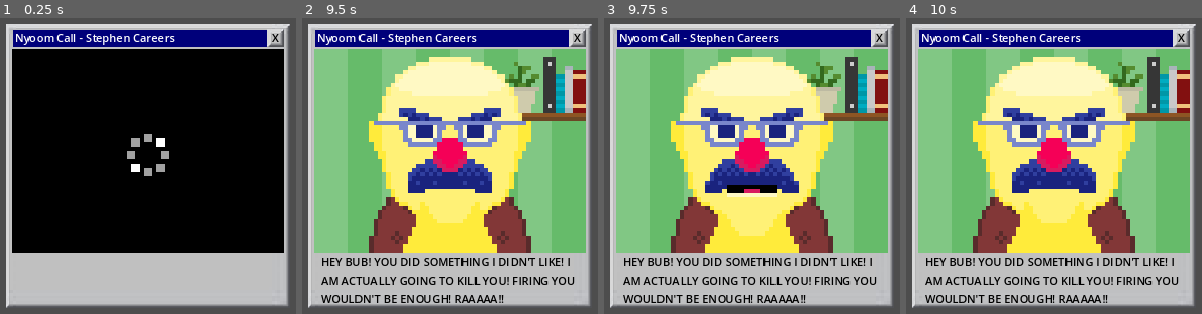
Above: before the commit, frames 1-4 (left to right).
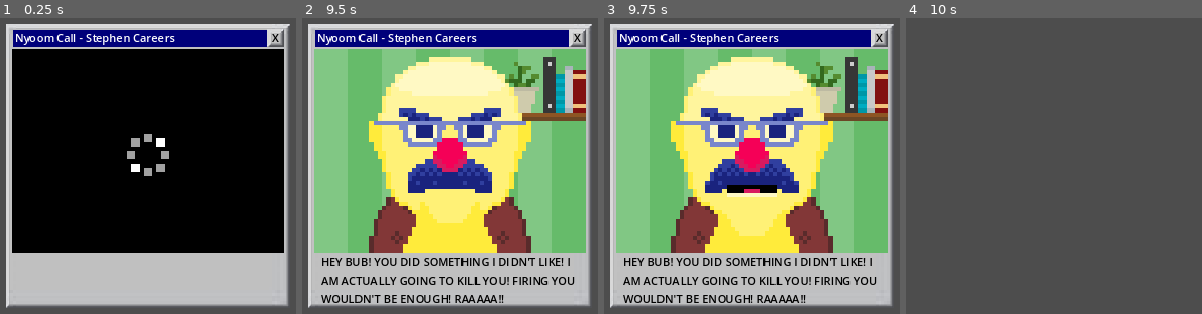
Above: after the commit, the same moments.

Repository: SeanGreeley/2025-Chillennium-Drury
Game: Godot game, scene res://scenes/VideoCall.tscn
The game is run twice, just before and just after one commit, with the same random seed, the same clock (stepped at 60 frames per second) and the same inputs. The project has no main scene, so this scene is started directly.
Inputs (mouse positions are in pixels of both pictures, inside the frame that each line leads up to):
- Up to frame 1 (0.25 s): no input
- Up to frame 2 (9.5 s): click (577, 38) at 0.5 s; click (577, 38) at 1.25 s; click (577, 38) at 2 s
- Up to frame 3 (9.75 s): no input
- Up to frame 4 (10 s): no input

Frames 1-3 are identical in both runs. In frame 4, 89% of the frame differs, in the area x 2-98%, y 2-98%.

Commit message:
Small change

Diff:
--- a/scripts/video_call.gd
+++ b/scripts/video_call.gd
@@ -17,3 +17,5 @@
 		$Speech.visible_ratio = floor(rawRatio*50)/50
 	elif $Speech.visible_ratio >= 1:
 		$TalkSound.stop()
+		await get_tree().create_timer(1.0).timeout
+		queue_free()
